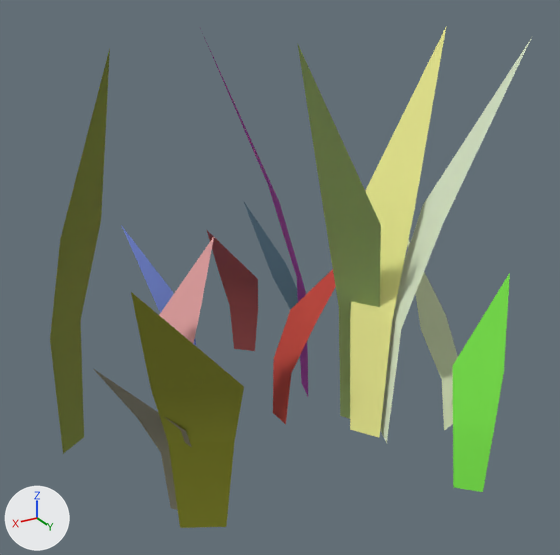
An edit to the glTF model assets/models/grass_01.glb, drawn before and after from the same camera.
Before and after are seen from a camera (50 mm lens) standing at (0.851, 1.51, 1.205) and looking at (0.01, 0.108, 0.504). Arrows for +X, +Y and +Z are at lower left; the lights stay in place. The older version comes first.

Names of what the first picture shows: 'grass_01'.
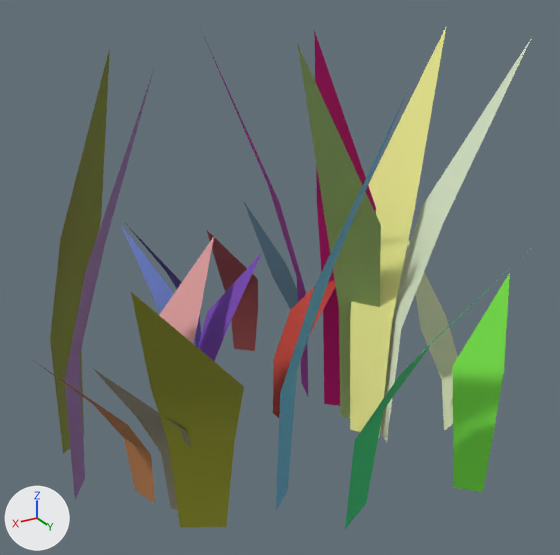
Scene script edits in JSON lines:
```json
{"block": "me_grass_01_mesh", "where": "# used by ob_grass_01; location = (0.0, 0.0, 0.0)"}
{"op": "remove", "block": "me_grass_01_mesh", "code": "me_grass_01_mesh.from_pydata(...)  # 98 vertices, 70 faces; spans x -0.506..0.505, y -0.492..0.49, z 0.0..1.025"}
{"op": "add", "block": "me_grass_01_mesh", "code": "me_grass_01_mesh.from_pydata(...)  # 147 vertices, 105 faces; spans x -0.506..0.588, y -0.541..0.702, z 0.0..1.046"}
{"block": "me_grass_01_mesh", "change": "me_grass_01_mesh part 1: the loose piece of 7 vertices spanning x -0.506..-0.266, y 0.103..0.301, z 0.0..1.025 is copied, and the copy is multiplied about its middle by the matrix ((0.831, 0.48, 0.001), (-0.48, 0.831, -0.002), (-0.002, 0.001, 0.96)), then moved by (0.409, 0.133, -0.021); it spans x -0.029..0.119, y 0.221..0.473, z 0.0..0.984"}
{"block": "me_grass_01_mesh", "change": "me_grass_01_mesh part 2: the loose piece of 7 vertices spanning x 0.321..0.476, y -0.245..0.027, z 0.0..1.025 is copied, and the copy is turned 22 degrees about the z axis through its middle and scaled by 0.981, then moved by (0.004, 0.156, -0.01); it spans x 0.298..0.505, y -0.081..0.149, z 0.0..1.005"}
{"block": "me_grass_01_mesh", "change": "me_grass_01_mesh part 3: the loose piece of 7 vertices spanning x -0.003..0.211, y -0.254..-0.126, z 0.009..0.49 is copied, and the copy is multiplied about its middle by the matrix ((0.776, 0.448, 0.007), (-0.448, 0.776, 0.0), (-0.006, -0.004, 0.896)), then moved by (-0.109, 0.0, -0.025); it spans x -0.115..0.082, y -0.267..-0.165, z 0.008..0.441"}
{"block": "me_grass_01_mesh", "change": "me_grass_01_mesh part 4"}
{"block": "me_grass_01_mesh", "change": "28 vertices are added at x -0.301..0.588, y -0.541..0.702, z 0.0..1.046"}
{"block": "me_grass_01_mesh", "change": "20 new faces join them"}
```

Pixel boxes [x1, y1, x2, y2] of what changed, in the pictures (560 x 555 px):
```json
{"object": "grass_01", "change": "reshaped", "before": [50, 28, 532, 528], "after": [30, 28, 532, 529]}
{"part": 1, "of": "me_grass_01_mesh", "change": "added", "after": [276, 93, 407, 510]}
{"part": 2, "of": "me_grass_01_mesh", "change": "added", "after": [65, 70, 154, 499]}
{"part": 3, "of": "me_grass_01_mesh", "change": "added", "after": [198, 253, 262, 361], "on screen": "purple"}
{"part": 4, "of": "me_grass_01_mesh", "change": "added", "after": [30, 31, 529, 529]}
```
